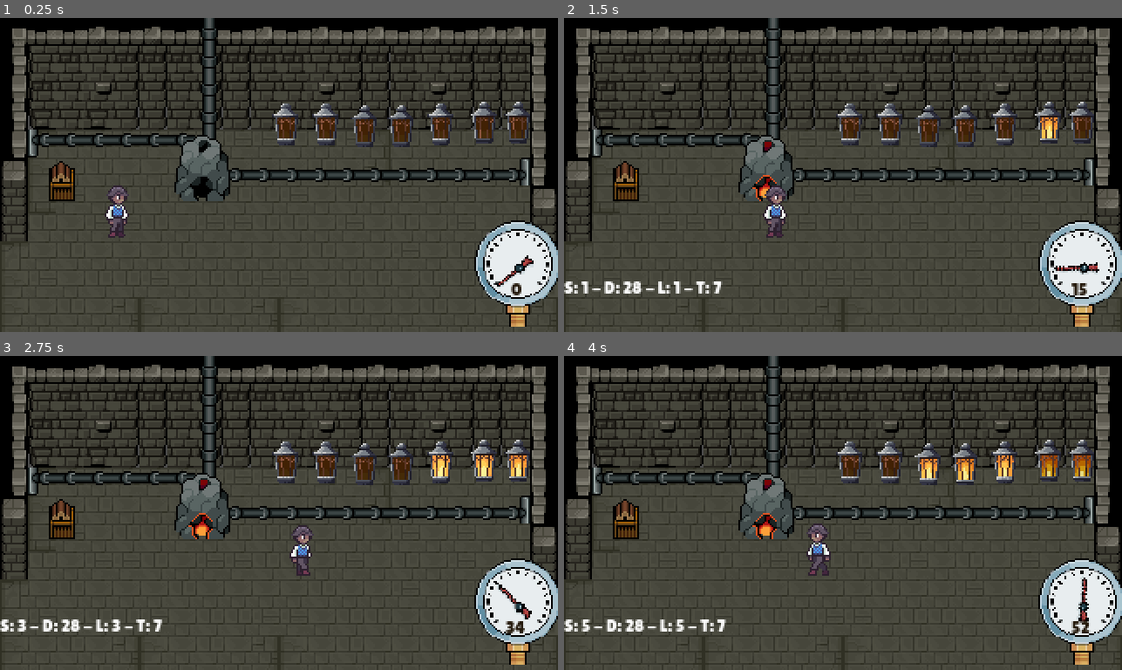
Above: before the commit, frames 1-4 (two rows, left to right).
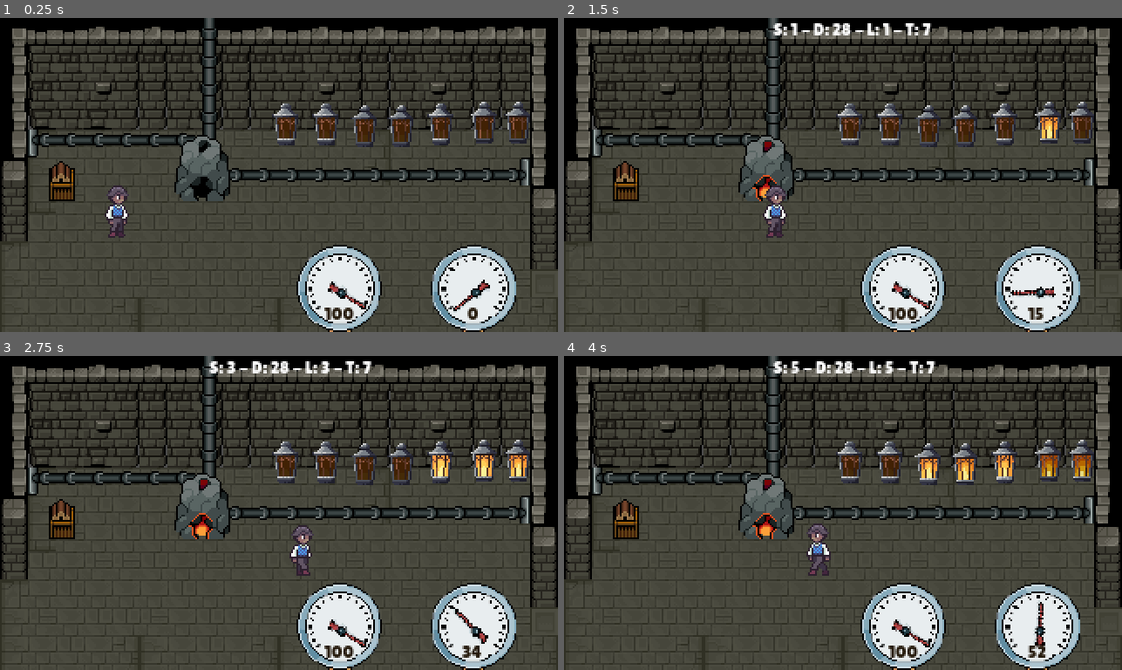
Above: after the commit, the same moments.

Repository: tommasodargenio/ember-keeper
Game: Godot game, scene res://game/world/main/world.tscn
The game is run twice, just before and just after one commit, with the same random seed, the same clock (stepped at 60 frames per second) and the same inputs. This scene is started directly instead of the project's main scene.
Inputs (mouse positions are in pixels of both pictures, inside the frame that each line leads up to):
- Up to frame 1 (0.25 s): no input
- Up to frame 2 (1.5 s): tap Enter (ui_accept) at 0.5, 0.77 s; move the mouse to (965, 159) at 0.52 s; hold D (player_right) 0.53-1.25 s; hold E (interact) 0.53-1.25 s; click (965, 159) at 0.67 s; drag from (731, 190) to (815, 237) at 1.27 s
- Up to frame 3 (2.75 s): move the mouse to (334, 443) at 2.02 s; hold D (player_right) from 2.03 s (still down); hold E (interact) from 2.03 s (still down)
- Up to frame 4 (4 s): release D (player_right) at 2.75 s; release E (interact) at 2.75 s; drag from (815, 575) to (625, 522) at 2.77 s; move the mouse to (1010, 560) at 3.52 s; hold A (player_left) from 3.53 s (still down); hold E (interact) from 3.53 s (still down); tap Enter (ui_accept) at 3.77 s

The runs differ from the first frame. In frame 1, 8.8% of the frame differs, in the area x 53-100%, y 64-100%; in frame 2, 9.9%; in frame 3, 10%; in frame 4, 10%, in the area x 0-100%, y 1-100%.

Commit message:
updated gauge meter to add health as well, and added option to timeout and fadeout message windows

Diff:
--- a/base_components/ui/message_window/message_window.gd
+++ b/base_components/ui/message_window/message_window.gd
@@ -9,14 +9,22 @@
 @onready var message: RichTextLabel = %Message
 @onready var close: Button = %Close
 
+var timeout : int = 3
 
 func _ready() -> void:
 	if close_action != "":
+		if close_action == "TIMEOUT":
+			var t = get_tree().create_timer(timeout)
+			t.timeout.connect(func():
+				var tween = get_tree().create_tween().set_ease(Tween.EASE_IN_OUT).set_trans(Tween.TRANS_SINE)
+				tween.tween_property(self, "modulate:a", 0, 0.5)
+				tween.tween_callback(queue_free)
+			)
 		close.pressed.connect(func():
 			if close_action == "QUIT":
 				EventBus.message_window_closed.emit(title)
 				get_tree().quit()
-			elif close_action == "CLOSE":
+			elif close_action == "CLOSE" or close_action == "TIMEOUT":
 				EventBus.message_window_closed.emit(title)
 				queue_free()
 		)
--- a/game/resources/base_models/furnace_res.gd
+++ b/game/resources/base_models/furnace_res.gd
@@ -64,6 +64,7 @@
 signal overheated
 signal furnace_shutdown(reason: String)
 signal furnace_ignited
+signal health_changed(current_health: int)
 
 func can_accept_fuel(fuel: Fuel) -> bool:
 	if fuel.type != fuel_type:
@@ -183,6 +184,7 @@
 
 	if pressure >= max_operating_pressure:
 		health -= overheat_damage_per_second * delta
+		health_changed.emit(health)
 		overheated.emit()
 		if health <= 0.0:
 			_shutdown("overheat_damage")
--- a/game/ui/gauge_meter/gauge.gd
+++ b/game/ui/gauge_meter/gauge.gd
@@ -1,4 +1,7 @@
 extends Control
+
+@export var gauge_pressure: bool = true
+@export var gauge_health : bool = false
 
 @onready var mano_meter: TextureRect = %ManoMeter
 @onready var pressure_read: RichTextLabel = %PressureRead
@@ -21,15 +24,22 @@
 
 
 func _set_furnace(new_furnace: Furnace) -> void:
-	if furnace and furnace.pressure_changed.is_connected(_on_pressure_changed):
-		furnace.pressure_changed.disconnect(_on_pressure_changed)
+	if furnace and gauge_pressure and furnace.pressure_changed.is_connected(_on_meter_changed):
+		furnace.pressure_changed.disconnect(_on_meter_changed)
+	if furnace and gauge_health and furnace.health_changed.is_connected(_on_meter_changed):
+		furnace.health_changed.disconnect(_on_meter_changed)
+
 	furnace = new_furnace
 	if furnace:
-		furnace.pressure_changed.connect(_on_pressure_changed)
-		_on_pressure_changed(furnace.pressure)
+		if gauge_pressure:
+			furnace.pressure_changed.connect(_on_meter_changed)
+			_on_meter_changed(furnace.pressure)
+		elif gauge_health:
+			furnace.health_changed.connect(_on_meter_changed)
+			_on_meter_changed(furnace.health)
 		#_update_safe_zone_markers()
 
-func _on_pressure_changed(value: float) -> void:
+func _on_meter_changed(value: float) -> void:
 	needle.rotation_degrees = _angle_for(value)
 	pressure_read.text = "[color=%s][font_size=10]%.*f[/font_size][/color]" % [Palette.get_color("dark"),decimals, value]
 
--- a/game/ui/hud/hud.gd
+++ b/game/ui/hud/hud.gd
@@ -25,7 +25,7 @@
 		new_msg.message_text = message
 		new_msg.close_action = action
 		new_msg.message_flag = type
-		center.add_child(new_msg)
+		bottom_left.add_child(new_msg)
 
 		if disable_ui:
 			top_left.hide()
--- a/game/ui/hud/hud.tscn
+++ b/game/ui/hud/hud.tscn
@@ -43,6 +43,22 @@
 offset_bottom = 32.0
 grow_horizontal = 0
 
+[node name="HBoxContainer" type="HBoxContainer" parent="TopRight" unique_id=2067285045]
+custom_minimum_size = Vector2(200, 0)
+layout_mode = 1
+anchors_preset = 15
+anchor_right = 1.0
+anchor_bottom = 1.0
+grow_horizontal = 2
+grow_vertical = 2
+
+[node name="Network" type="RichTextLabel" parent="TopRight/HBoxContainer" unique_id=1778023260]
+unique_name_in_owner = true
+layout_mode = 2
+size_flags_horizontal = 3
+bbcode_enabled = true
+fit_content = true
+
 [node name="CenterLeft" type="Control" parent="." unique_id=1371189148]
 unique_name_in_owner = true
 layout_mode = 1
@@ -85,6 +101,7 @@
 
 [node name="BottomLeft" type="Control" parent="." unique_id=1816333925]
 unique_name_in_owner = true
+custom_minimum_size = Vector2(100, 80)
 layout_mode = 1
 anchors_preset = 2
 anchor_top = 1.0
@@ -92,23 +109,6 @@
 offset_top = -32.0
 offset_right = 40.0
 grow_vertical = 0
-
-[node name="HBoxContainer" type="HBoxContainer" parent="BottomLeft" unique_id=2067285045]
-custom_minimum_size = Vector2(200, 0)
-layout_mode = 1
-anchors_preset = 15
-anchor_right = 1.0
-anchor_bottom = 1.0
-offset_right = 160.0
-grow_horizontal = 2
-grow_vertical = 2
-
-[node name="Network" type="RichTextLabel" parent="BottomLeft/HBoxContainer" unique_id=1778023260]
-unique_name_in_owner = true
-layout_mode = 2
-size_flags_horizontal = 3
-bbcode_enabled = true
-fit_content = true
 
 [node name="BottomCenter" type="Control" parent="." unique_id=188833501]
 unique_name_in_owner = true
@@ -126,20 +126,33 @@
 
 [node name="BottomRight" type="Control" parent="." unique_id=629627278]
 unique_name_in_owner = true
+custom_minimum_size = Vector2(100, 50)
 layout_mode = 1
 anchors_preset = 3
 anchor_left = 1.0
 anchor_top = 1.0
 anchor_right = 1.0
 anchor_bottom = 1.0
-offset_left = -40.0
-offset_top = -32.0
+offset_left = -150.0
+offset_top = -50.0
 grow_horizontal = 0
 grow_vertical = 0
 
-[node name="Gauge" parent="BottomRight" unique_id=848230249 instance=ExtResource("2_l7e5k")]
+[node name="HBoxContainer" type="HBoxContainer" parent="BottomRight" unique_id=1450565336]
 layout_mode = 1
-offset_left = -8.0
-offset_top = -32.0
-offset_right = -8.0
-offset_bottom = -32.0
+anchors_preset = 15
+anchor_right = 1.0
+anchor_bottom = 1.0
+grow_horizontal = 2
+grow_vertical = 2
+alignment = 2
+
+[node name="Gauge" parent="BottomRight/HBoxContainer" unique_id=848230249 instance=ExtResource("2_l7e5k")]
+layout_mode = 2
+size_flags_horizontal = 3
+gauge_pressure = false
+gauge_health = true
+
+[node name="Gauge2" parent="BottomRight/HBoxContainer" unique_id=370312131 instance=ExtResource("2_l7e5k")]
+layout_mode = 2
+size_flags_horizontal = 3
--- a/game/world/entities/furnace/furnace.gd
+++ b/game/world/entities/furnace/furnace.gd
@@ -89,14 +89,14 @@
 		return
 
 	if not (interacting_player.carrying.fuel is Fuel):
-		EventBus.show_message.emit(Constants.MESSAGE_WINDOW_FLAG.WARNING, "Warning", LD.FURNACE_NOT_FUEL)
+		EventBus.show_message.emit(Constants.MESSAGE_WINDOW_FLAG.WARNING, "Warning", LD.FURNACE_NOT_FUEL, "TIMEOUT")
 		print(LD.FURNACE_NOT_FUEL)
 		return
 
 	var player_carrying: Dictionary = interacting_player.carrying
 
 	if player_carrying.quantity <= 0:
-		EventBus.show_message.emit(Constants.MESSAGE_WINDOW_FLAG.WARNING, "Warning", LD.PLAYER_EMPTY_HANDED)
+		EventBus.show_message.emit(Constants.MESSAGE_WINDOW_FLAG.WARNING, "Warning", LD.PLAYER_EMPTY_HANDED, "TIMEOUT")
 		print(LD.PLAYER_EMPTY_HANDED)
 		return
 
@@ -104,7 +104,7 @@
 		var msg = LD.FURNACE_WRONG_FUEL % [
 			player_carrying.fuel.name, Fuel.fuel_type.keys()[profile.fuel_type]
 		]
-		EventBus.show_message.emit(Constants.MESSAGE_WINDOW_FLAG.WARNING, "Warning", msg)
+		EventBus.show_message.emit(Constants.MESSAGE_WINDOW_FLAG.WARNING, "Warning", msg, "TIMEOUT")
 
 		print(msg)
 		return
@@ -112,7 +112,7 @@
 	var accepted := profile.load_fuel(player_carrying.fuel, player_carrying.quantity)
 
 	if accepted == 0:
-		EventBus.show_message.emit(Constants.MESSAGE_WINDOW_FLAG.WARNING, "Warning", LD.FURNACE_FULL)
+		EventBus.show_message.emit(Constants.MESSAGE_WINDOW_FLAG.WARNING, "Warning", LD.FURNACE_FULL, "TIMEOUT")
 		print(LD.FURNACE_FULL)
 		return
 
@@ -121,11 +121,11 @@
 
 	if accepted < player_carrying.quantity + accepted:
 		var msg = LD.FURNACE_FUEL_LOADED % [accepted, player_carrying.quantity]
-		EventBus.show_message.emit(Constants.MESSAGE_WINDOW_FLAG.WARNING, "Warning", msg)
+		EventBus.show_message.emit(Constants.MESSAGE_WINDOW_FLAG.WARNING, "Warning", msg, "TIMEOUT")
 		print(msg)
 	else:
 		var msg = LD.FURNACE_BURNING_FUEL % profile.current_fuel_units
-		EventBus.show_message.emit(Constants.MESSAGE_WINDOW_FLAG.WARNING, "Warning", msg)
+		EventBus.show_message.emit(Constants.MESSAGE_WINDOW_FLAG.WARNING, "Warning", msg, "TIMEOUT")
 		print(msg)
 
 func _update_tex() -> void:
--- a/project_time_traker.json
+++ b/project_time_traker.json
@@ -1,8 +1,8 @@
 {
-  "2D": 14473.4369981289,
+  "2D": 14876.9529976845,
   "3D": 5.89200019836426,
   "AFK": 22571.7940001488,
-  "Editor": 37048.0380020142,
-  "Game": 4248.95800185204,
-  "Script": 18320.7490019798
+  "Editor": 38488.570002079,
+  "Game": 4434.32600235939,
+  "Script": 19171.3990018368
 }
